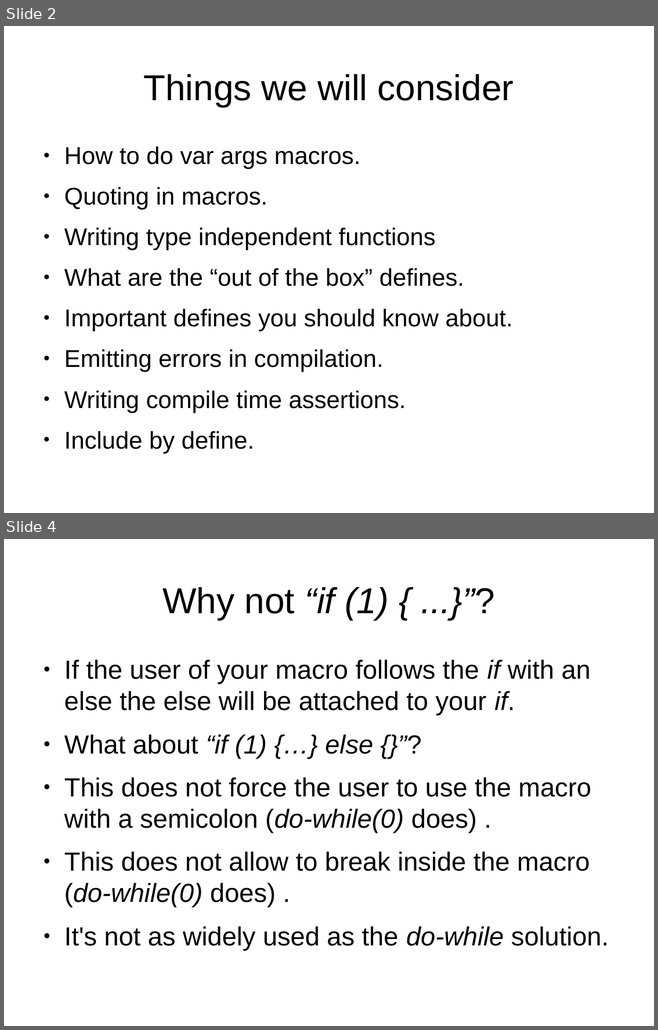
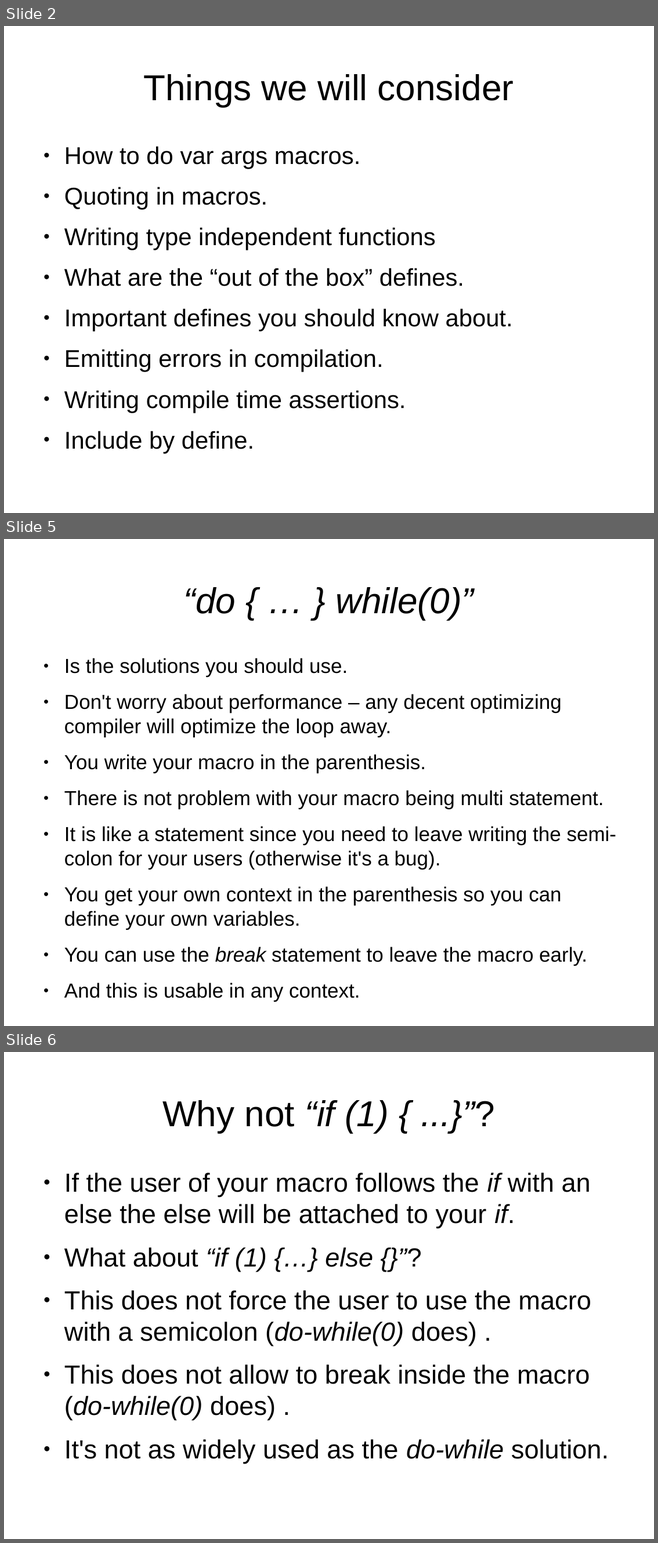
Before and after one commit to kalmuthu/slides, a slide deck: odp/c_pre_processor.odp. Shown one above the other, each under a label of ours: slides 2 and 4 before the commit, slides 2, 5 and 6 after it; the slides between them are not shown. The pictures are 658x1030 and 658x1543 pixels, drawn with LibreOffice and Linux fonts; fonts in the diff are those of the drawing. Boxes give left, top, right and bottom in pixels: in the first picture for what was removed or moved away, otherwise in the second. Text is boxed around its words. In the diff, an @@ line names an element or a change of style, - is before the commit and + after.

```diff
--- a/odp/c_pre_processor.odp
+++ b/odp/c_pre_processor.odp
@@ slide 5 added at bbox=[4, 539, 654, 1026], background #FFFFFF @@
@@ title added at bbox=[184, 587, 473, 620], 44 pt, text #000000, italic @@
+“do { … } while(0)”
@@ text added at bbox=[64, 658, 616, 1002], 24.8 pt, text #000000 @@
+● Is the solutions you should use.
+● Don't worry about performance – any decent optimizing compiler will optimize the loop away.
+● You write your macro in the parenthesis.
+● There is not problem with your macro being multi statement.
+● It is like a statement since you need to leave writing the semi-colon for your users (otherwise it's a bug).
+● You get your own context in the parenthesis so you can define your own variables.
+● You can use the break statement to leave the macro early.
+● And this is usable in any context.
@@ what was slide 4 is now slide 6 @@
```
Also in this commit, not shown: 1 slide changed, 2 other slides added.
